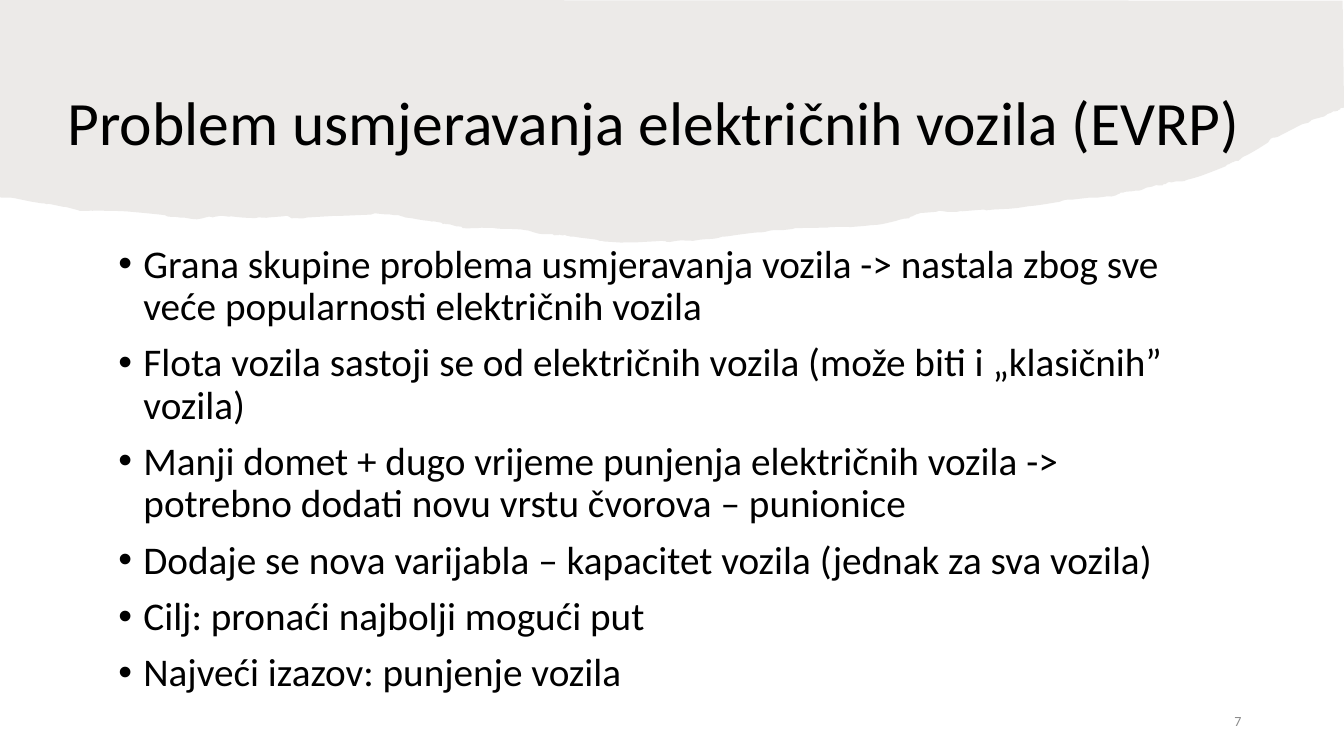
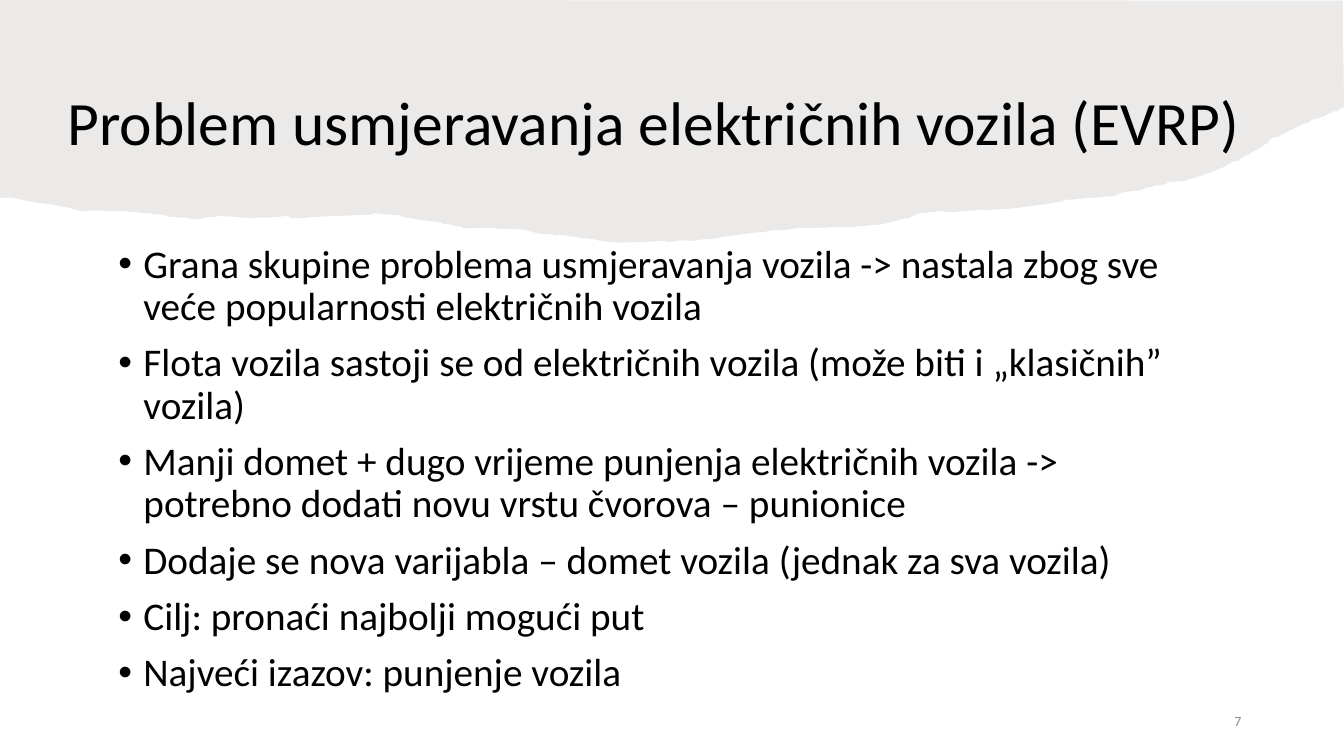
Before and after one commit to TinJukic/Seminar-2, a slide deck: slide 7 of Rješavanje problema usmjeravanja električnih vozila - Tin Jukić.pptx. Drawn at 1344x756 pixels with LibreOffice and Linux fonts; fonts in the diff are those of the drawing. Boxes give left, top, right and bottom in pixels: in the first picture for what was removed or moved away, otherwise in the second. Text is boxed around its words. In the diff, an @@ line names an element or a change of style, - is before the commit and + after.

```diff
--- a/Rješavanje problema usmjeravanja električnih vozila - Tin Jukić.pptx
+++ b/Rješavanje problema usmjeravanja električnih vozila - Tin Jukić.pptx
@@ text at box(143, 545, 1110, 581): text changed @@
-• Dodaje se nova varijabla – kapacitet vozila (jednak za sva vozila)
+• Dodaje se nova varijabla – domet vozila (jednak za sva vozila)
```
Also in this commit, not shown: 2 other slides changed.
